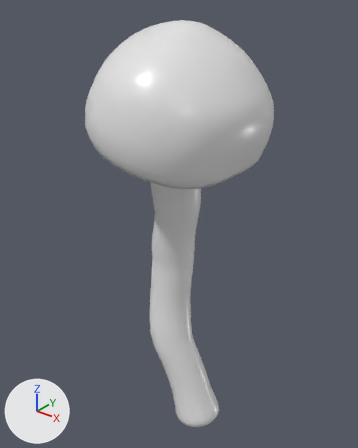
What one commit did to the OBJ model mushrooms_dataset/models/lozhnoopenok-serno-zheltyj/lozhnoopenok-serno-zhelty.obj.
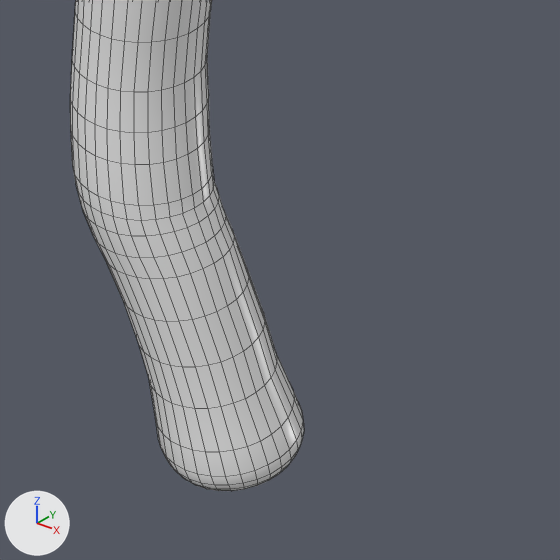
There are two pictures of each version: one whole from a 50 mm camera at (1.76, -2.33, 3.08) aimed at (-0.15, 0.06, 1.6), one close up on the part from 36% to 82% of the width and 63% to 100% of the height. The lights are fixed; the arrows at lower left show +X, +Y and +Z. The close-ups show mesh edges as thin lines. Where no turn or scale is listed for an object, it has been applied to the vertices.
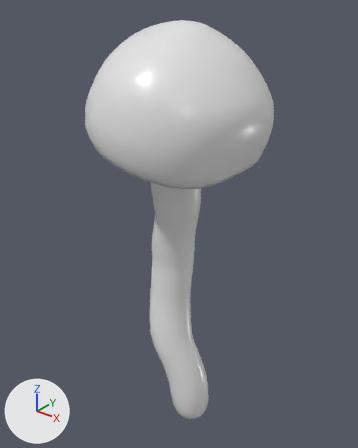
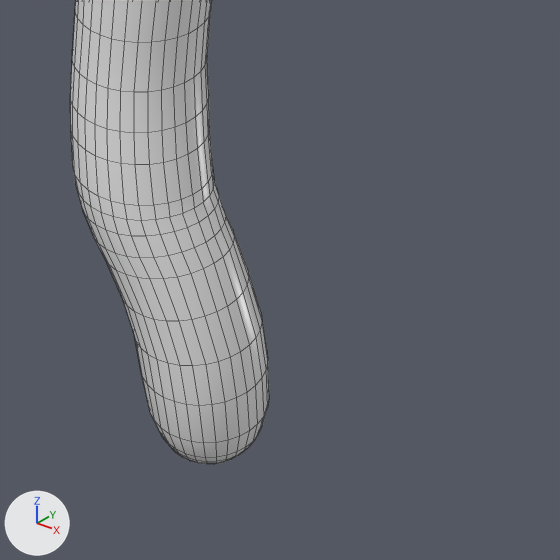
Pixel boxes (x1, y1, x2, y2) of what changed, in the close-ups (560 x 560 px; the box of a moved part takes in the faces that stretch with it):
'Cylinder', reshaped: before (70, 0, 304, 491); after (70, 0, 269, 464)
part 1 of me_cylinder, moved or reshaped: before (123, 271, 304, 491); after (123, 271, 269, 464)

The edits, one by one:
me_cylinder has 2146 vertices, 2176 faces and spans x -0.67..0.44, y -0.57..0.57, z 0.0..2.89.
me_cylinder is used by ob_cylinder; location (0.0, 0.0, 0.0).
me_cylinder part 1: 353 of 2146 vertices moved; they spanned x -0.15..0.25, y -0.17..0.17, z 0.0..0.38 and now span x -0.16..0.16, y -0.15..0.14, z 0.0..0.38; mean shift (-0.06, 0.0, 0.0); largest move (0.24, 0.0, 0.09) -> (0.12, 0.0, 0.05).
